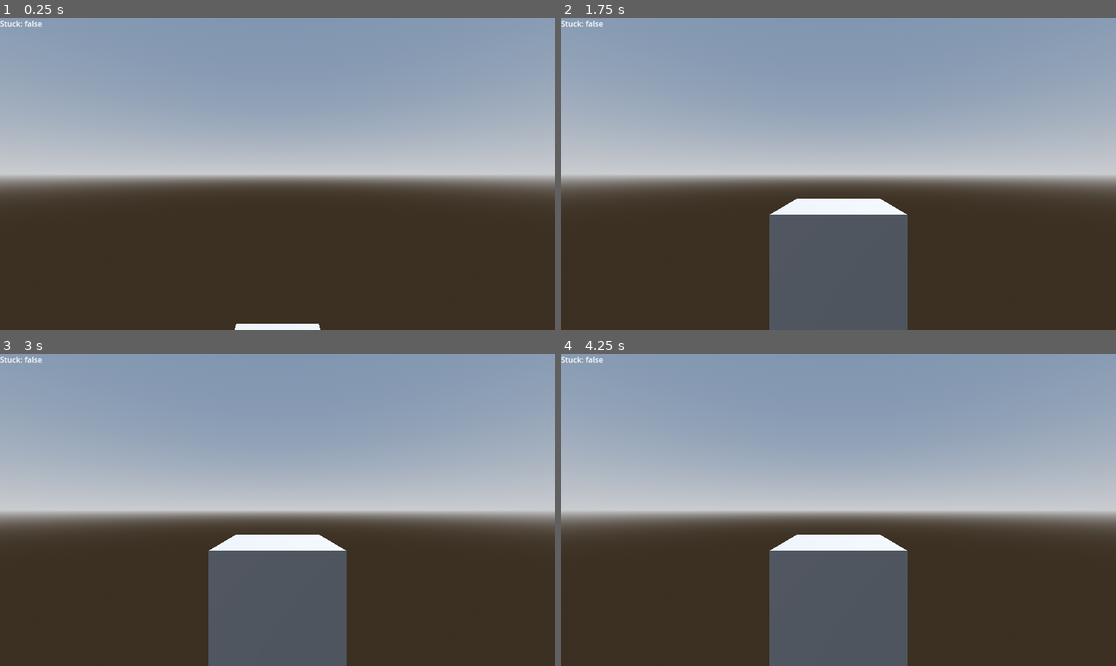
Above: before the commit, frames 1-4 (two rows, left to right).
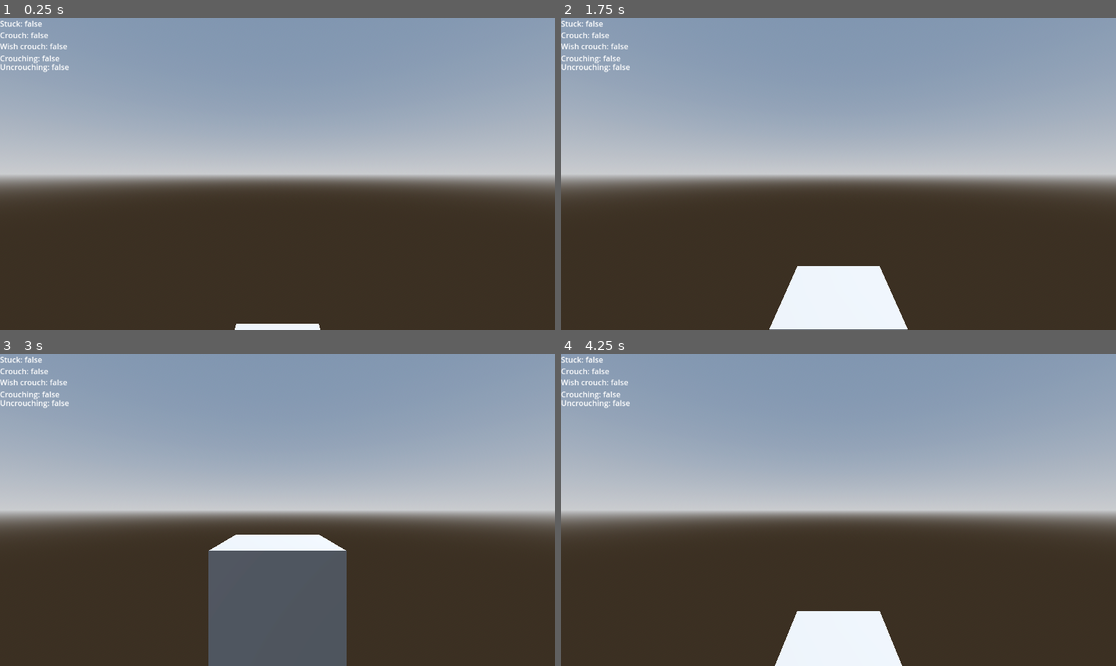
Above: after the commit, the same moments.

Repository: GibberishDev/GodSource
Game: Godot game, scene res://debug_scene_delete_later.tscn
Two runs of this game, one before a commit and one after it. Both use one fixed random seed, a clock stepped at 60 frames per second and the inputs below. This scene is started directly instead of the project's main scene.
Inputs (mouse positions are in pixels of both pictures, inside the frame that each line leads up to):
- Up to frame 1 (0.25 s): no input
- Up to frame 2 (1.75 s): tap Enter at 0.5 s; move the mouse to (960, 158) at 0.52 s; hold Ctrl (crouch, bound only after the commit) 0.53-1.28 s; click (960, 158) at 0.67 s; tap Space (jump, bound only after the commit) at 0.77, 0.8, 1.07, 1.25, 1.35, 1.52 s; move the mouse to (727, 189) at 1.27 s; hold S from 1.28 s (still down); tap Ctrl (crouch, bound only after the commit) at 1.55 s
- Up to frame 3 (3 s): tap Space (jump, bound only after the commit) at 1.82, 2.3 s; move the mouse to (333, 441) at 2.02 s; release S at 2.03 s; hold Ctrl (crouch, bound only after the commit) 2.03-2.78 s; tap Enter at 2.75 s; move the mouse to (249, 572) at 2.77 s; tap T at 2.85 s; click (249, 572) at 2.92 s
- Up to frame 4 (4.25 s): tap Space (jump, bound only after the commit) at 3.02, 3.32, 3.77, 3.8, 4.07 s; tap Ctrl (crouch, bound only after the commit) at 3.05 s; move the mouse to (1005, 556) at 3.52 s; hold S from 3.53 s (still down); tap Y at 3.6 s

The runs differ from the first frame. In frame 1, 0.4% of the frame differs, in the area x 0-13%, y 4-18%; in frame 2, 11%; in frame 3, 0.4%; in frame 4, 11%, in the area x 0-63%, y 4-100%.

Commit message:
Add source engine crouch system * add crouch feature with crouch jump, ctap and regular expected crouch behavior

Diff:
--- a/debug_scene_delete_later.tscn
+++ b/debug_scene_delete_later.tscn
@@ -30,6 +30,10 @@
 
 func _process(delta: float) -> void:
 	get_node(\"is_stuck_label\").text = \"Stuck: \" + str(player.is_stuck)
+	get_node(\"is_crouched_label\").text = \"Crouch: \" + str(player.is_crouched)
+	get_node(\"is_wish_crouch_label\").text = \"Wish crouch: \" + str(player.wish_crouch)
+	get_node(\"is_crouching_label\").text = \"Crouching: \" + str(player.is_crouching_animation)
+	get_node(\"is_uncrouching_label\").text = \"Uncrouching: \" + str(player.is_uncrouching_animation)
 "
 
 [node name="Node3D" type="Node3D"]
@@ -77,3 +81,31 @@
 offset_right = 40.0
 offset_bottom = 23.0
 text = "player is stuck: "
+
+[node name="is_crouched_label" type="Label" parent="debug_hud"]
+layout_mode = 0
+offset_top = 24.0
+offset_right = 150.0
+offset_bottom = 47.0
+text = "player is crouched: "
+
+[node name="is_wish_crouch_label" type="Label" parent="debug_hud"]
+layout_mode = 0
+offset_top = 47.0
+offset_right = 150.0
+offset_bottom = 70.0
+text = "player is crouched: "
+
+[node name="is_crouching_label" type="Label" parent="debug_hud"]
+layout_mode = 0
+offset_top = 72.0
+offset_right = 150.0
+offset_bottom = 95.0
+text = "player is crouched: "
+
+[node name="is_uncrouching_label" type="Label" parent="debug_hud"]
+layout_mode = 0
+offset_top = 90.0
+offset_right = 150.0
+offset_bottom = 113.0
+text = "player is crouched: "
--- a/lib/classes/gs_player.gd
+++ b/lib/classes/gs_player.gd
@@ -1,14 +1,21 @@
 class_name godsource_player_movement
 extends CharacterBody3D
 
+
+
 @export
 var upward_velocity_threshhold : float = 250 * 1.905 / 100
 @export
 var maximum_velocity_cap : float = 3500 * 1.905 / 100 #TODO: move maximum velocity to server settings
+@export
+var jump_velocity : float = 289 * 1.905 / 100
 
 var gravity_multiplier : float = 1.0
 
 var is_grounded : bool = false
+var is_crouched : bool = false
+var is_crouching_animation : bool = false
+var is_uncrouching_animation : bool = false
 var is_airborne : bool = false
 var is_stuck : bool = false
 
@@ -17,10 +24,22 @@
 var unstuck_offsets_table : PackedVector3Array = []
 var unstuck_offsets_table_id : int = 0
 var unstuck_check_timer : Timer
-
-var standart_hull_size : Vector3 = Vector3(49 * 1.905 / 100, 83 * 1.905 / 100, 49 * 1.905 / 100)
-var crouch_hull_size : Vector3 = Vector3(49 * 1.905 / 100, 63 * 1.905 / 100, 49 * 1.905 / 100)
+var queue_uncrouch : bool = false
+
+@export
+var standart_hull_size : Vector3 = Vector3(49 * 1.905 / 100, 83 * 1.905 / 100, 49 * 1.905 / 100) #TODO: change default
+@export
+var crouch_hull_size : Vector3 = Vector3(49 * 1.905 / 100, 63 * 1.905 / 100, 49 * 1.905 / 100) #TODO: change default
 var wish_hull_size : Vector3 = standart_hull_size
+
+
+@export_category("Known bugged behavior toggles")
+## Causes player jump while crouching down to be 2 hammer units highier due to not substracting 1 tick of half gravity. [br][color=gold]For explanation in source engine check this [url=https://www.youtube.com/watch?v=7z_p_RqLhkA]video[/url] by Shounic[/color]
+@export
+var is_crouch_jump_bug_enabled : bool = true
+## Causes player jump while uncrouching to be neutered low jump caused by lack of player shift upwards and forced to be crouched when close to the ground. This also allows for much more knockback from explosives.[br][color=gold]For explanation in source engine check this [url=https://www.youtube.com/watch?v=76HDJIWfVy4]video[/url] by Shounic[/color]
+@export
+var is_ctap_bug_enabled : bool = true
 
 enum MOVEMENT_TYPE {
 	AIRBORNE,
@@ -33,31 +52,63 @@
 @onready
 var stuck_check_collider : ShapeCast3D = get_node("stuck_check_collider")
 @onready
-var player_collision_hull : CollisionShape3D = get_node("collision_hull")
-#endregion
+var crouch_check_collider : ShapeCast3D = get_node("uncrocuh_check_collider")
+@onready
+var collision_hull : CollisionShape3D = get_node("collision_hull")
+@onready
+var crouch_timer : Timer = get_node("crouch_timer")
+@onready
+var uncrouch_timer : Timer = get_node("uncrouch_timer")
+#endregion
+
+#region wish control variables
+var wish_crouch : bool = false
+var wish_jump : bool = false
+var wish_crouch_last_frame : bool = false
+#endregion
+
+func _unhandled_input(event: InputEvent) -> void: #TODO: move to input gathering script. Not bullet proof. TESTING ONLY
+	if Input.is_action_just_released("jump"):
+		wish_jump = false
+	if Input.is_action_just_pressed("jump"):
+		wish_jump = true
+	if Input.is_key_pressed(KEY_F1):
+		Engine.time_scale = 0.05
+	if Input.is_key_pressed(KEY_F2):
+		Engine.time_scale = 1.0
 
 func _ready() -> void:
 	update_hull()
 	unstuck_offsets_table = gen_unstuck_offsets_table()
 
 func _physics_process(delta: float) -> void:
+	wish_crouch = Input.is_action_pressed("crouch")
 	process_movement(delta)
 
 func process_movement(delta: float) -> void:
 	#step 1: check if stuck and try to unstuck and move to step 14
-	stuck_check_collider.force_update_transform()
-	stuck_check_collider.force_shapecast_update()
-	if stuck_check_collider.is_colliding():
-		try_unstuck()
-	else:
-		if is_stuck: is_stuck = false
+	check_stuck()
+	if !is_stuck:
 		#step 2: check vertical velocity. Become airborne
 		if velocity.y >= upward_velocity_threshhold:
 			is_airborne = true
 		#step 3: handle crouching
+		handle_crouch()
 		#step 4: apply half of gravity
-		velocity.y -= (ProjectSettings.get_setting("physics/3d/default_gravity") * gravity_multiplier) / ProjectSettings.get_setting("physics/common/physics_ticks_per_second", 66) / 2.0
+		velocity.y -= (ProjectSettings.get_setting("physics/3d/default_gravity") * gravity_multiplier) / ProjectSettings.get_setting("physics/common/physics_ticks_per_second", 66) / 2.0 * Engine.time_scale
 		#step 5: handle jumping
+		if wish_jump and !is_airborne:
+			wish_jump = false
+			is_airborne = true
+			if !is_crouched:
+				if is_crouching_animation:
+					crouch_jump()
+				elif is_uncrouching_animation and is_ctap_bug_enabled:
+					ctap()
+				else:
+					velocity.y = jump_velocity - (((ProjectSettings.get_setting("physics/3d/default_gravity") * gravity_multiplier) / Engine.get_physics_ticks_per_second()) / 2.0)
+					print(velocity)
+
 		#step 6: cap velocity
 		if velocity.length() > maximum_velocity_cap:
 			velocity = velocity.normalized() * maximum_velocity_cap
@@ -74,7 +125,7 @@
 		else:
 			is_airborne = true
 		#step 11: apply second half of gravity
-		velocity.y -= (ProjectSettings.get_setting("physics/3d/default_gravity") * gravity_multiplier) / ProjectSettings.get_setting("physics/common/physics_ticks_per_second", 66) / 2.0
+		velocity.y -= (ProjectSettings.get_setting("physics/3d/default_gravity") * gravity_multiplier) / ProjectSettings.get_setting("physics/common/physics_ticks_per_second", 66) / 2.0 * Engine.time_scale
 		#step 12: if not airborne, zero out vertical velocity
 		if !is_airborne:
 			velocity.y = 0.0
@@ -83,9 +134,9 @@
 			velocity = velocity.normalized() * maximum_velocity_cap
 	#step 14: check triggers to activate
 	#step 15: adjust collision hull
-		update_hull()
+	update_hull()
 	#step 16: process projectiles
-		#process_projectiles()
+	#process_projectiles()
 
 #region unstuck algorythm
 #---
@@ -94,6 +145,14 @@
 #Source engine does not try to nudge player more that in downwards direction.
 #For more human frienly explanation check out Shounic video here: https://www.youtube.com/watch?v=PEhY4vE6krE
 #--- GibbDev 12AUG2028
+
+func check_stuck() -> void:
+	stuck_check_collider.force_update_transform()
+	stuck_check_collider.force_shapecast_update()
+	if stuck_check_collider.is_colliding():
+		try_unstuck()
+	else:
+		is_stuck = false
 
 func gen_unstuck_offsets_table() -> PackedVector3Array:
 	var x: float
@@ -178,13 +237,139 @@
 
 #endregion
 
+#region crouching
+
+#---
+# Writing this in full cause im going insane...
+# Character crouching is way more complex in source engine as it actually takes time for character to crouch or uncrouch
+# If player wishes to crouch there are sseveral checks done. If im capable of it I will reordder checks in this commen in order they are actually done.
+# (aka if you see this sentence I failed to do so :P)
+#	Check for state from last frame: if player changed their mind since last frame
+#	Check if player wishes to crouch or uncrouch
+#	Check if player is fully crouched already or is in process of uncrouching or uncrouching
+#	Check if player is on the ground
+#	Check if collider, for space that player would occupy by uncrouching, is colliding
+#	Depending on checks there would be different outcomes and not only binary crouched/incrouched (I wish lmao)
+
+#--- GibbDev 12AUG2028
+
+
+
+
+
+
+func handle_crouch() -> void:
+	if !wish_crouch and (is_crouched or is_crouching_animation):
+		queue_uncrouch = true
+
+	if queue_uncrouch:
+		try_uncrouch()
+		return
+
+	if (wish_crouch == wish_crouch_last_frame): return
+	wish_crouch_last_frame = wish_crouch
+
+	if wish_crouch:
+		queue_uncrouch = false
+		if is_on_floor():
+			start_delayed_crouch()
+		else:
+			position.y += standart_hull_size.y - crouch_hull_size.y
+			crouch()
+			return
+	else:
+		if !is_on_floor():
+			position.y -= standart_hull_size.y - crouch_hull_size.y
+			uncrouch()
+			return
+		elif is_crouched:
+			queue_uncrouch = true
+			try_uncrouch()
+			return
+
+
+
+func crouch() -> void:
+	queue_uncrouch = false
+	crouch_timer.stop()
+	uncrouch_timer.stop()
+	wish_hull_size = crouch_hull_size
+	update_hull()
+	is_crouching_animation = false
+	is_uncrouching_animation = false
+	is_crouched = true
+
+func uncrouch() -> void:
+	queue_uncrouch = false
+	crouch_timer.stop()
+	uncrouch_timer.stop()
+	wish_hull_size = standart_hull_size
+	update_hull()
+	is_crouching_animation = false
+	is_uncrouching_animation = false
+	is_crouched = false
+
+func start_delayed_crouch() -> void:
+	if is_crouching_animation: return
+	is_uncrouching_animation = false
+	uncrouch_timer.stop()
+	is_crouching_animation = true
+	crouch_timer.start()
+
+func start_delayed_uncrouch() -> void:
+	if is_uncrouching_animation: return
+	is_crouching_animation = false
+	crouch_timer.stop()
+	is_uncrouching_animation = true
+	uncrouch_timer.start()
+
+
+func try_uncrouch() -> void:
+	var check_offset : float = (standart_hull_size.y - (standart_hull_size.y - crouch_hull_size.y)) / 2.0
+	if is_on_floor():
+		crouch_check_collider.position = Vector3(0, crouch_hull_size.y + ((standart_hull_size.y - crouch_hull_size.y) / 2.0), 0)
+		crouch_check_collider.force_update_transform()
+		crouch_check_collider.force_shapecast_update()
+		if !crouch_check_collider.is_colliding():
+			start_delayed_uncrouch()
+	else:
+		crouch_check_collider.position = Vector3(0, (standart_hull_size.y - crouch_hull_size.y) / -2.0, 0)
+		crouch_check_collider.force_update_transform()
+		crouch_check_collider.force_shapecast_update()
+		if !crouch_check_collider.is_colliding():
+			uncrouch()
+
+
+func crouch_jump() -> void: #invokled from jumping handle
+	print("crouch_jump_triggered")
+	crouch()
+	if is_crouch_jump_bug_enabled:
+		velocity.y = jump_velocity
+	else:
+		velocity.y = jump_velocity - (ProjectSettings.get_setting("physics/3d/default_gravity") * gravity_multiplier / Engine.get_physics_ticks_per_second() / 2.0)
+	position.y += standart_hull_size.y - crouch_hull_size.y
+
+
+func ctap() -> void: #invokled from jumping handle
+	print("ctap_triggered")
+	crouch()
+	velocity.y = jump_velocity - (ProjectSettings.get_setting("physics/3d/default_gravity") * gravity_multiplier / Engine.get_physics_ticks_per_second() / 2.0)
+
+func finish_uncrouch() -> void:
+	wish_hull_size = standart_hull_size
+	update_hull()
+	is_crouched = false
+	is_uncrouching_animation = false
+	queue_uncrouch = false
+#endregion
+
 #region collision hull editing
 
 func update_hull() -> void:
-	if player_collision_hull.shape.size == wish_hull_size:
+	if collision_hull.shape.size == wish_hull_size:
 		return
 	var size : Vector3 = wish_hull_size
-	var hull : CollisionShape3D = player_collision_hull
+	var hull : CollisionShape3D = collision_hull
 	hull.position = Vector3(0.0, size.y/2.0, 0.0)
 	stuck_check_collider.position = Vector3(0.0, size.y/2.0, 0.0)
 	hull.shape.size = size
--- a/lib/classes/gs_player.tscn
+++ b/lib/classes/gs_player.tscn
@@ -5,9 +5,8 @@
 [sub_resource type="BoxShape3D" id="BoxShape3D_xdf4h"]
 size = Vector3(0.933, 1.581, 0.933)
 
-[sub_resource type="SphereMesh" id="SphereMesh_k5xr0"]
-radius = 0.05
-height = 0.1
+[sub_resource type="BoxShape3D" id="BoxShape3D_k5xr0"]
+size = Vector3(0.933, 0.381, 0.933)
 
 [node name="gs_player" type="CharacterBody3D"]
 collision_layer = 2
@@ -16,19 +15,33 @@
 floor_block_on_wall = false
 script = ExtResource("1_k5xr0")
 
+[node name="Camera3D" type="Camera3D" parent="."]
+transform = Transform3D(1, 0, 0, 0, 1, 0, 0, 0, 1, 0, 1.295, 0)
+
+[node name="crouch_timer" type="Timer" parent="."]
+process_callback = 0
+wait_time = 0.15
+one_shot = true
+
+[node name="uncrouch_timer" type="Timer" parent="."]
+process_callback = 0
+wait_time = 0.15
+one_shot = true
+
+[node name="player_input" type="Node" parent="."]
+
 [node name="collision_hull" type="CollisionShape3D" parent="."]
 transform = Transform3D(1, 0, 0, 0, 1, 0, 0, 0, 1, 0, 0.79, 0)
 shape = SubResource("BoxShape3D_xdf4h")
-
-[node name="player_input" type="Node" parent="."]
-
-[node name="Camera3D" type="Camera3D" parent="."]
-transform = Transform3D(1, 0, 0, 0, 1, 0, 0, 0, 1, 0, 1.295, 0)
 
 [node name="stuck_check_collider" type="ShapeCast3D" parent="."]
 transform = Transform3D(1, 0, 0, 0, 1, 0, 0, 0, 1, 0, 0.791, 0)
 shape = SubResource("BoxShape3D_xdf4h")
 target_position = Vector3(0, 0, 0)
 
-[node name="MeshInstance3D" type="MeshInstance3D" parent="."]
-mesh = SubResource("SphereMesh_k5xr0")
+[node name="uncrocuh_check_collider" type="ShapeCast3D" parent="."]
+shape = SubResource("BoxShape3D_k5xr0")
+target_position = Vector3(0, 0, 0)
+
+[connection signal="timeout" from="crouch_timer" to="." method="crouch"]
+[connection signal="timeout" from="uncrouch_timer" to="." method="uncrouch"]
--- a/project.godot
+++ b/project.godot
@@ -69,6 +69,16 @@
 "events": [Object(InputEventKey,"resource_local_to_scene":false,"resource_name":"","device":-1,"window_id":0,"alt_press …(192 unchanged characters)…
 ]
 }
+crouch={
+"deadzone": 0.2,
+"events": [Object(InputEventKey,"resource_local_to_scene":false,"resource_name":"","device":-1,"window_id":0,"alt_pressed":false,"shift_pressed":false,"ctrl_pressed":false,"meta_pressed":false,"pressed":false,"keycode":0,"physical_keycode":4194326,"key_label":0,"unicode":0,"location":0,"echo":false,"script":null)
+]
+}
+jump={
+"deadzone": 0.2,
+"events": [Object(InputEventKey,"resource_local_to_scene":false,"resource_name":"","device":-1,"window_id":0,"alt_pressed":false,"shift_pressed":false,"ctrl_pressed":false,"meta_pressed":false,"pressed":false,"keycode":0,"physical_keycode":32,"key_label":0,"unicode":32,"location":0,"echo":false,"script":null)
+]
+}
 
 [layer_names]
 
